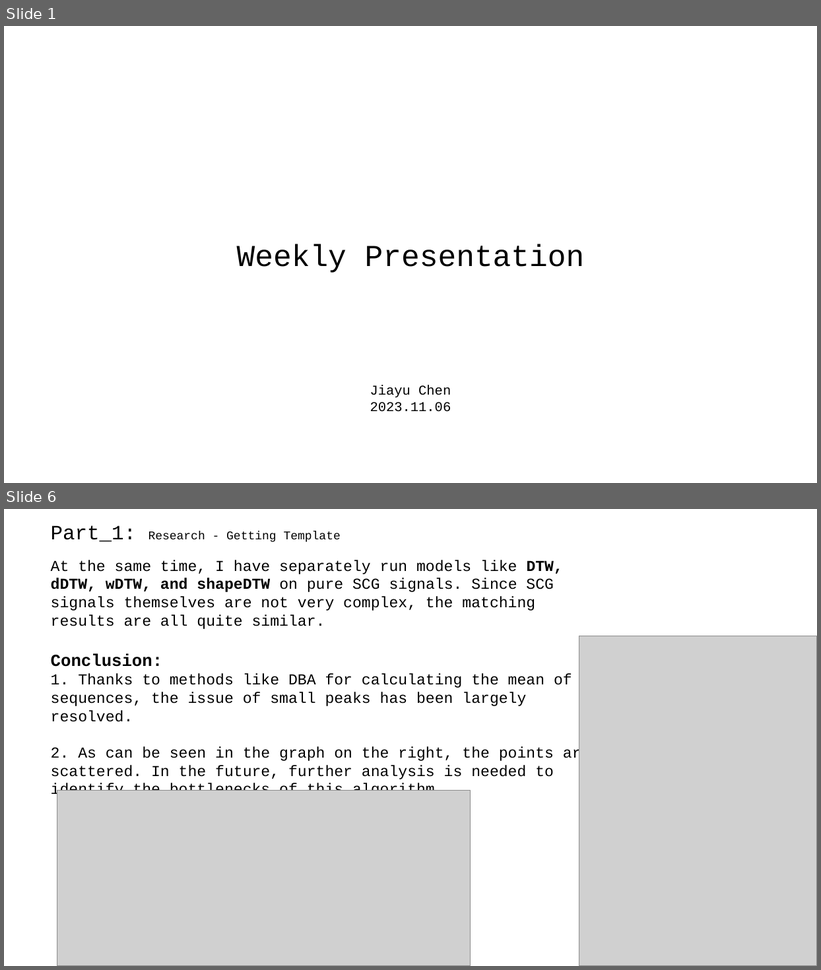
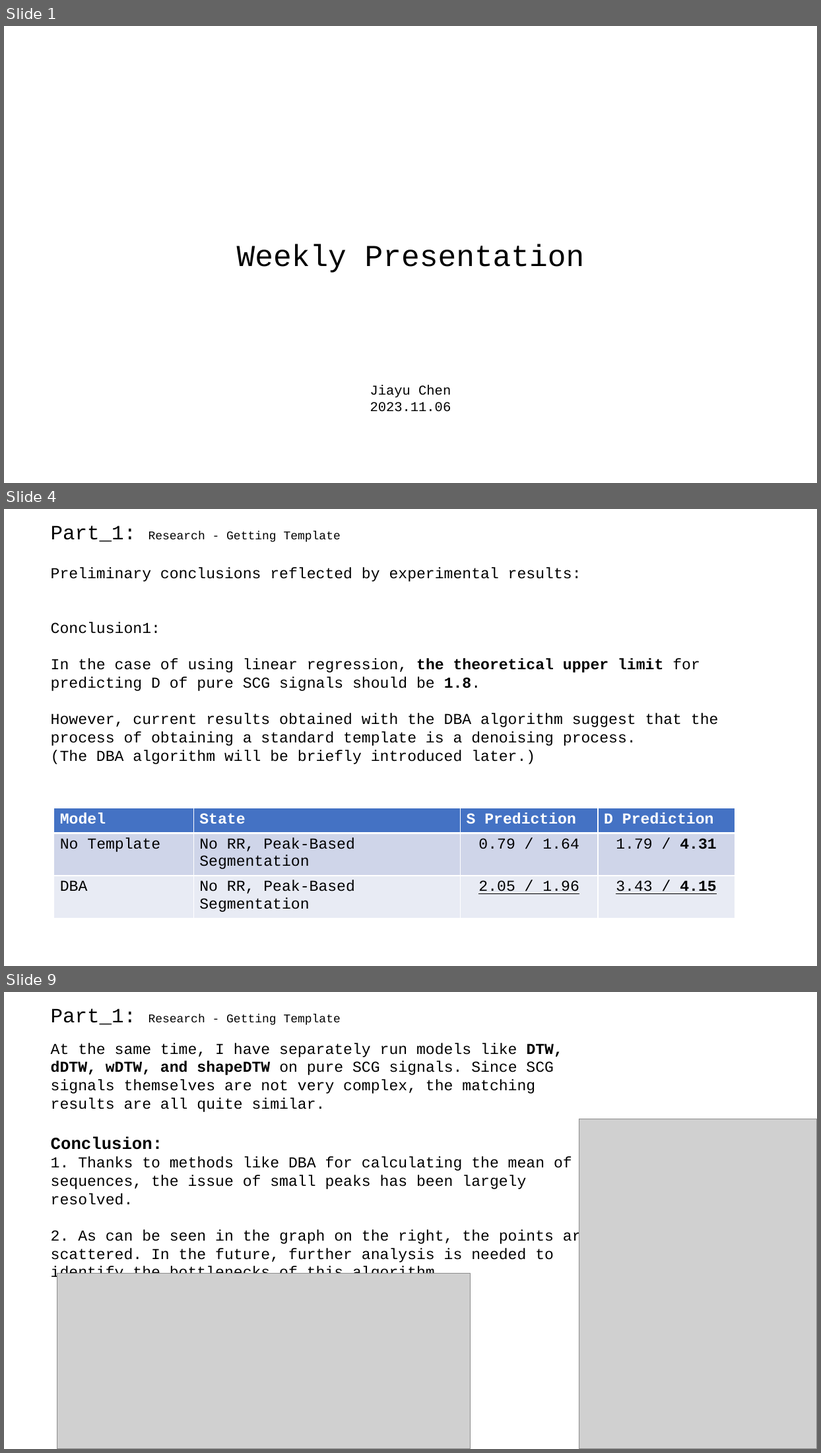
Before and after one commit to A-Big-Tortoise/Presentation, a slide deck: Presentation_1106_JiayuChen.pptx. Shown one above the other, each under a label of ours: slides 1 and 6 before the commit, slides 1, 4 and 9 after it; the slides between them are not shown. The pictures are 821x970 and 821x1453 pixels, drawn with LibreOffice and Linux fonts; fonts in the diff are those of the drawing; grey boxes stand for pictures. Boxes give left, top, right and bottom in pixels: in the first picture for what was removed or moved away, otherwise in the second. Text is boxed around its words. In the diff, an @@ line names an element or a change of style, - is before the commit and + after.

```diff
--- a/Presentation_1106_JiayuChen.pptx
+++ b/Presentation_1106_JiayuChen.pptx
@@ slide 4 added at (4,509,817,966), background #FFFFFF @@
@@ text added at (51,525,341,542), 14 pt, text #000000 @@
+Part_1: Research - Getting Template
@@ text added at (51,567,719,764), 18 pt, text #000000 @@
+Preliminary conclusions reflected by experimental results:
+Conclusion1:
+In the case of using linear regression, the theoretical upper limit for predicting D of pure SCG signals should be 1.8.
+However, current results obtained with the DBA algorithm suggest that the process of obtaining a standard template is a denoising process.
+(The DBA algorithm will be briefly introduced later.)
@@ table added at (54,809,735,915), 3 rows, 4 columns @@
+Model | State | S Prediction | D Prediction
+No Template | No RR, Peak-Based Segmentation | 0.79 / 1.64 | 1.79 / 4.31
+DBA | No RR, Peak-Based Segmentation | 2.05 / 1.96 | 3.43 / 4.15
@@ what was slide 6 is now slide 9 @@
```
Also in this commit, not shown: 5 slides changed, 2 other slides added, 1 slide removed.
